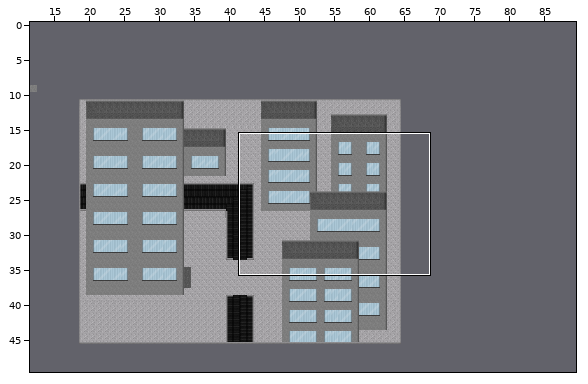
An edit to a level. Tiled map (JSON), main/resources/worlds/AtWaldomar.json. Above: a wide view before the commit, with the close-up outlined.
Close-up. The starting point:
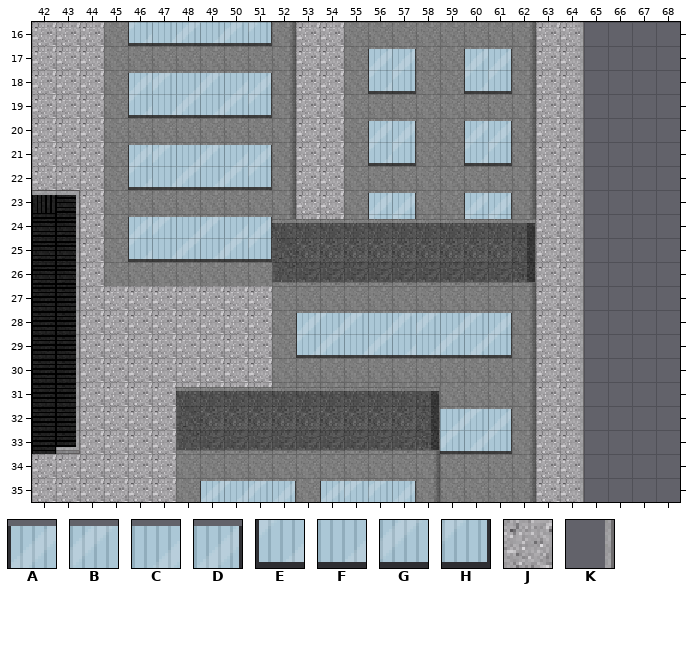
Cells are 16x16 px. Shown: x 42..68, y 16..35. The commit also changed other parts of the map, which this record leaves out.
Key: from "outsidewindow_tilesheet": A 0, B 4, C 5, D 7, E 8, F 12, G 13, H 15; from "zesilia_tileset": J 0, K 11.
_ is an empty cell, # one hidden under a higher layer.
Layers that did not change in this view are not listed.
Layer "Tile Layer 1" before, first column x 42:
16 JJJ########JJ########JJ____
17 JJJ########JJ########JJ____
18 JJJ########JJ########JJ____
19 JJJ########JJ########JJ____
20 JJJ########JJ########JJ____
21 JJJ########JJ########JJ____
22 JJJ########JJ########JJ____
23 ##J########JJ########JJ____
24 ##J########JJ########JJ____
25 ##J##################JJ____
26 ##J##################JJ____
27 ##JJJJJJJJ###########JJ____
28 ##JJJJJJJJ###########JJ____
29 ##JJJJJJJJ###########JJ____
30 ##JJJJJJJJ###########JJ____
31 ##JJJJJJJJ###########JJ____
32 ##JJJJ###############JJ____
33 ##JJJJ###############JJ____
34 JJJJJJ###############JJ____
35 JJJJJJ###############JJ____
Layer "Windowsndoors" before, first column x 49:
16 FGH________________
17 _______AD__AD______
18 BCD____EH__EH______
19 FGH________________
20 _______AD__AD______
21 BCD____EH__EH______
22 FGH________________
23 _______AD__AD______
24 BCD____EH__EH______
25 FGH________________
26 ___________________
27 ___________________
Layer "edges" before, first column x 57:
16 _______K____
17 _______K____
18 _______K____
19 _______K____
20 _______K____
21 _______K____
22 _______K____
23 _______K____
24 _______K____
25 _______K____
26 _______K____
27 _______K____
28 _______K____
29 _______K____
30 _______K____
31 _______K____
32 _______K____
33 _______K____
34 _______K____
35 _______K____
New version:
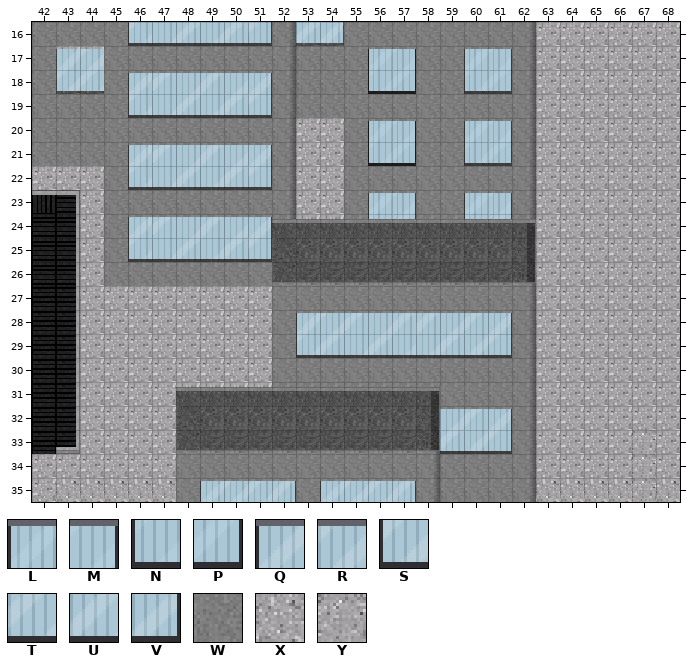
Further tiles: from "Window2_tilesheet": L 0, M 1, N 2, P 3; from "Window4_tilesheet": Q 0, R 1, S 4, T 5, U 6, V 7; from "roof_tilesheet": W 12; from "zesilia_tileset": X 0 turned 90, Y 7.
Tiles of an added or newly shown layer are drawn over the layers below it.
From old to new:
Layer "Tile Layer 1":
y 16..18: x 42 J -> #; x 65..68 ____ -> JJJJ
y 19..32: x 65..68 ____ -> JJJJ
y 33..34: x 65..68 ____ -> JJYJ
y 35: x 43..47 JJJJJ -> XXXXX; x 63..68 JJ____ -> XXXXYX
Layer "bbeyy" (added):
y 16: x 42..44 ___ -> WWW; x 53..54 __ -> UV
y 17: x 42..44 ___ -> WQR; x 53..54 __ -> WW
y 18: x 42..44 ___ -> WST; x 53..54 __ -> WW
y 19: x 42..44 ___ -> WWW; x 53..54 __ -> WW
y 20..21: x 42..44 ___ -> WWW
Layer "Windowsndoors":
y 17: x 56..57 AD -> LM; x 60..61 AD -> LM
y 18: x 56..57 EH -> NP; x 60..61 EH -> NP
y 20: x 60..61 AD -> LM
y 21: x 60..61 EH -> NP
y 23: x 56..57 AD -> LM; x 60..61 AD -> LM
y 24: x 56..57 EH -> NP; x 60..61 EH -> NP
Layer "newwindow":
y 17: x 56..57 __ -> LM
y 18: x 56..57 __ -> NP
y 20: x 56..57 __ -> LM
y 21: x 56..57 __ -> NP
Layer "edges" (removed):
y 16..35: x 64 K -> _
